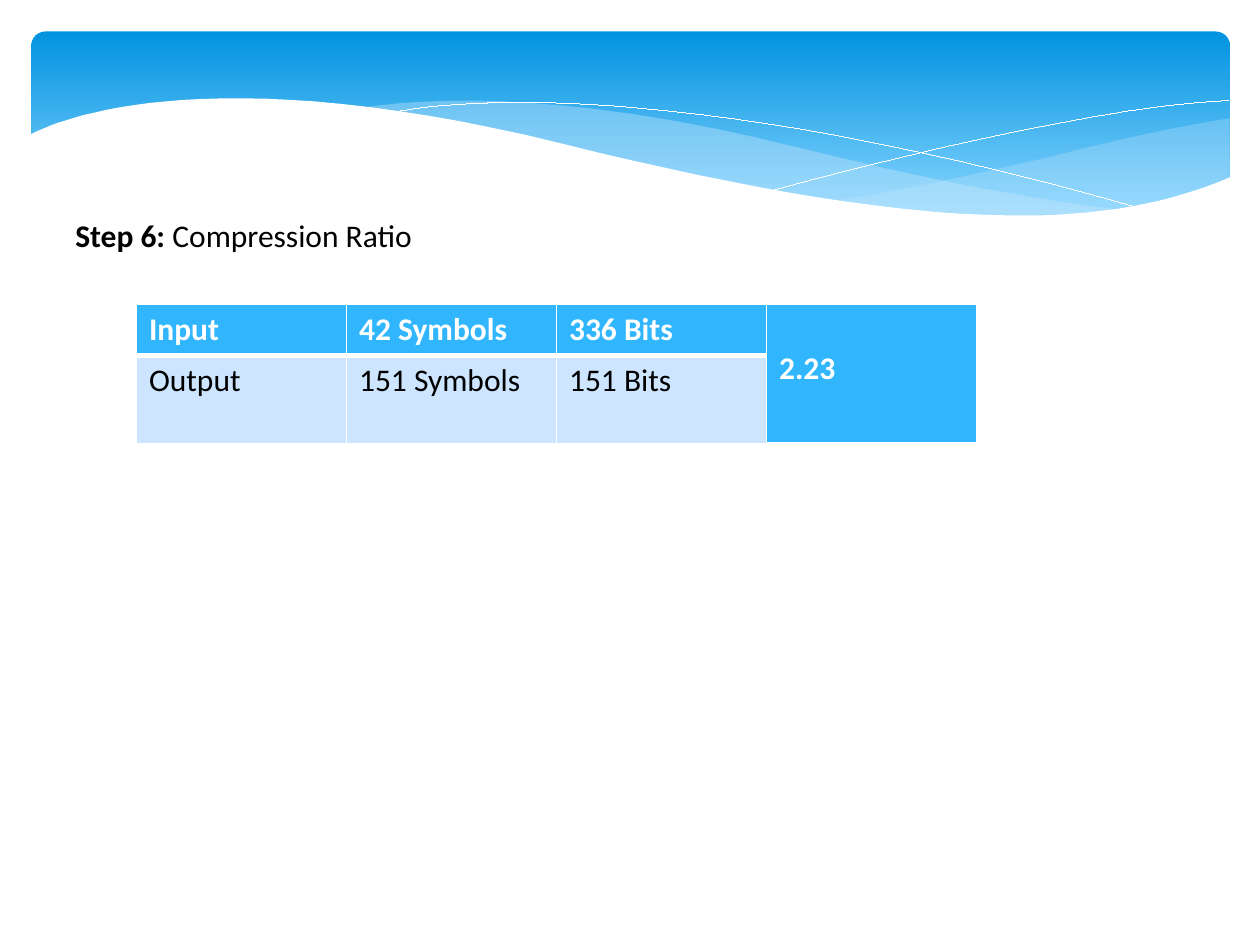
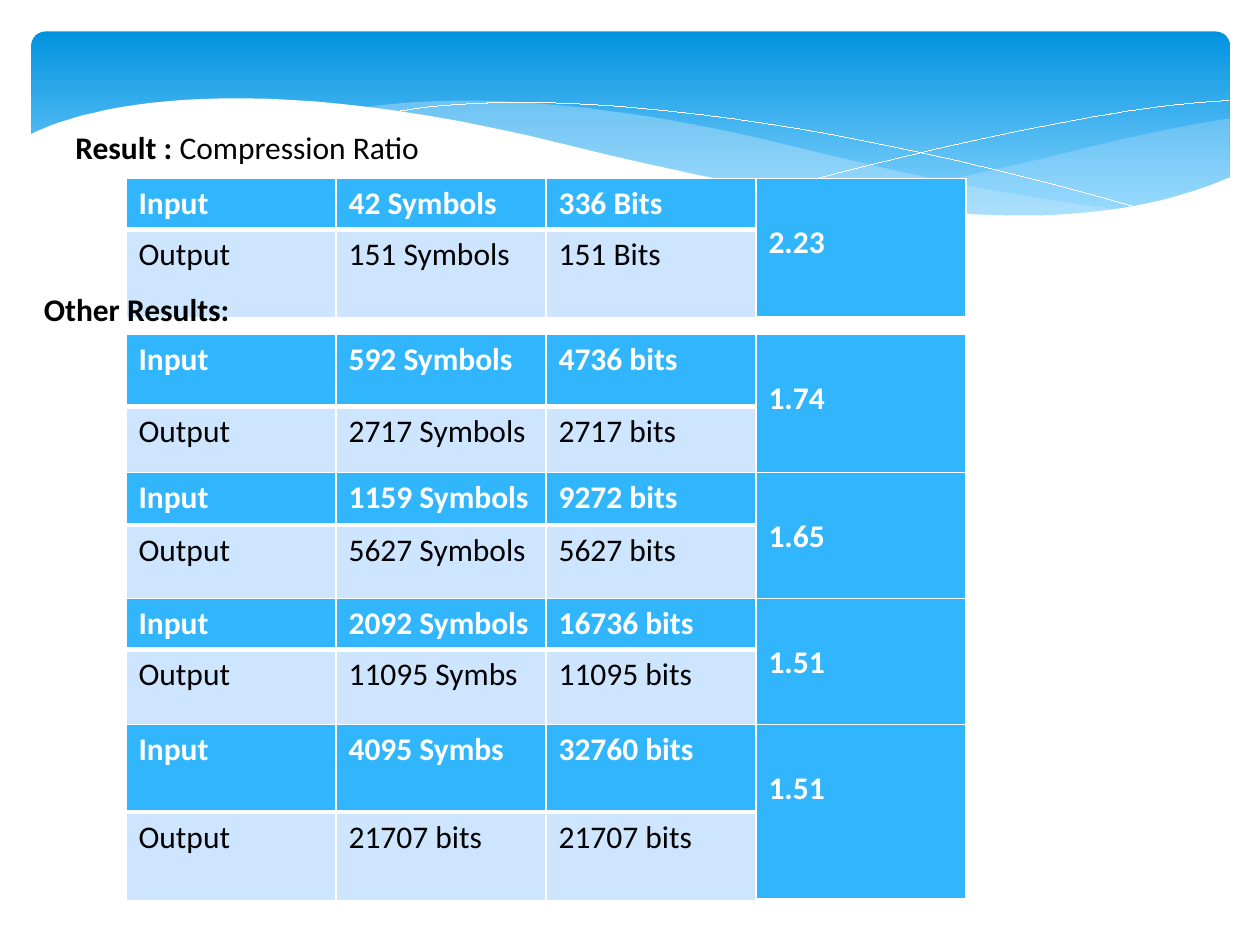
Before and after one commit to mihaescu/ADS, a slide deck: slide 9 of Data-Compression/Huffman.pptx (slide 11 before the commit). Drawn at 1260x945 pixels with LibreOffice and Linux fonts; fonts in the diff are those of the drawing. Boxes give left, top, right and bottom in pixels: in the first picture for what was removed or moved away, otherwise in the second. Text is boxed around its words. In the diff, an @@ line names an element or a change of style, - is before the commit and + after.

```diff
--- a/Data-Compression/Huffman.pptx
+++ b/Data-Compression/Huffman.pptx
@@ text at [75,137,419,164]: text changed @@
-Step 6: Compression Ratio
+Result : Compression Ratio
@@ table: place and size @@
-table at [136,305,978,407]
+table at [126,179,968,281]
@@ text added at [44,299,229,328], 18 pt, text #000000, bold @@
+Other Results:
@@ table added at [126,334,968,457], 2 rows, 4 columns @@
+Input | 592 Symbols | 4736 bits | 1.74
+Output | 2717 Symbols | 2717 bits | 
@@ table added at [126,472,968,576], 2 rows, 4 columns @@
+Input | 1159 Symbols | 9272 bits | 1.65
+Output | 5627 Symbols | 5627 bits | 
@@ table added at [126,598,968,701], 2 rows, 4 columns @@
+Input | 2092 Symbols | 16736 bits | 1.51
+Output | 11095 Symbs | 11095 bits | 
@@ table added at [126,724,968,857], 2 rows, 4 columns @@
+Input | 4095 Symbs | 32760 bits | 1.51
+Output | 21707 bits | 21707 bits | 
```
Also in this commit, not shown: 7 other slides changed, 3 slides added, 3 slides removed, 1 other file.
